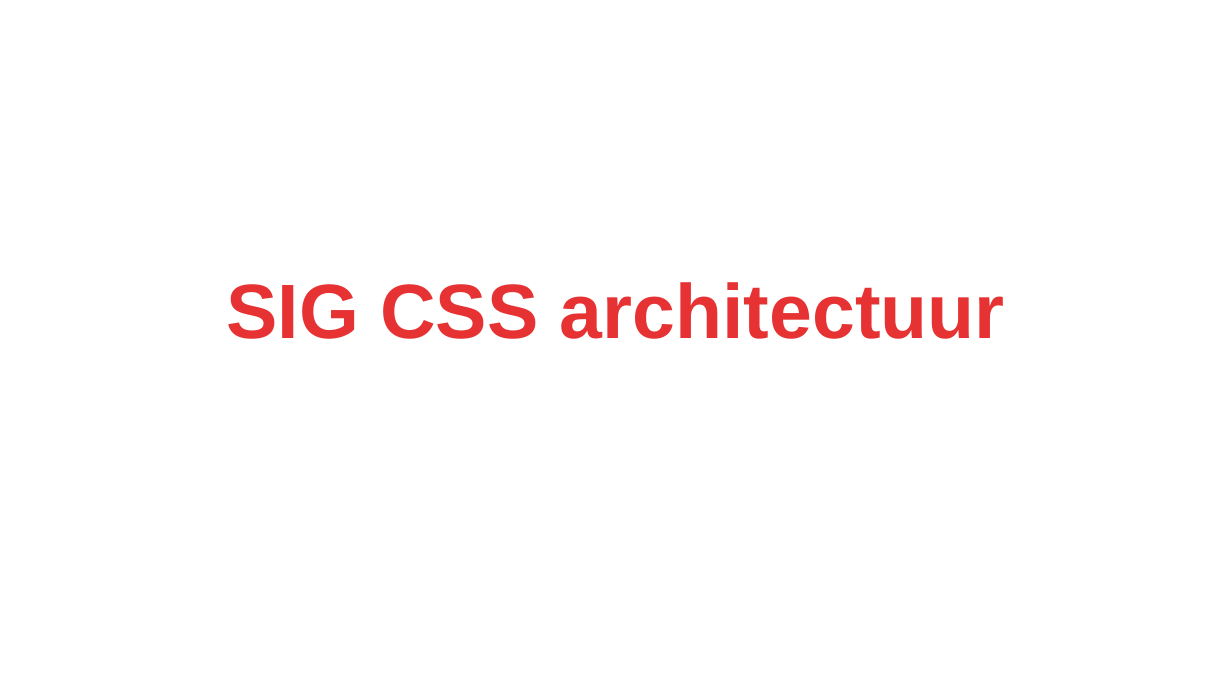
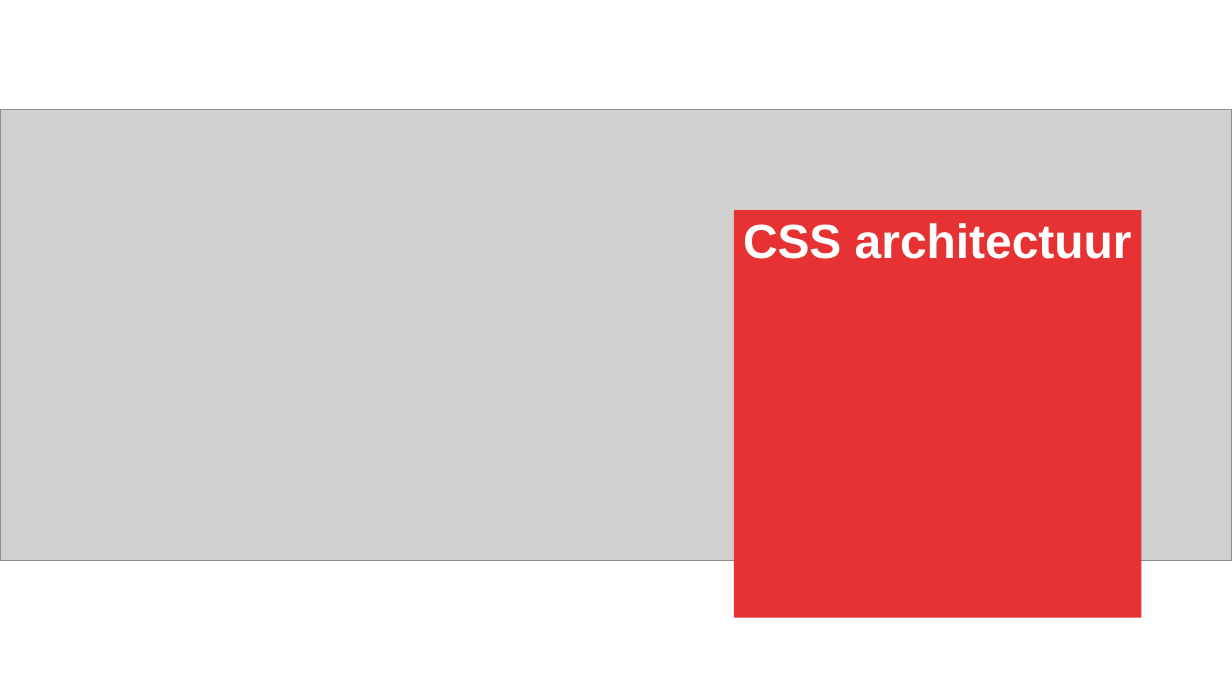
Before and after one commit to AMIS-Services/sig-css-architecture, a slide deck: slide 1 of SIG_CSS_Architecture.pptx. Drawn at 1232x693 pixels with LibreOffice and Linux fonts; fonts in the diff are those of the drawing; grey boxes stand for pictures; background and template pictures are left out. Boxes give left, top, right and bottom in pixels: in the first picture for what was removed or moved away, otherwise in the second. Text is boxed around its words. In the diff, an @@ line names an element or a change of style, - is before the commit and + after.

```diff
--- a/SIG_CSS_Architecture.pptx
+++ b/SIG_CSS_Architecture.pptx
@@ picture added at (0, 109, 1232, 560) @@
@@ title "CSS architectuur": place and size @@
-title "CSS architectuur" at (227, 282, 1005, 339)
+title "CSS architectuur" at (734, 210, 1141, 617)
@@ title "CSS architectuur" at (734, 210, 1141, 617): vertical alignment bottom to top; fill none to #E63232 @@
@@ title at (743, 223, 1132, 259): text changed; size 60 to 37.3 pt; text colour #E63232 to #FFFFFF @@
-SIG CSS architectuur
+CSS architectuur
```
Also in this commit, not shown: 18 other slides changed, 1 slide added, 1 slide removed.
